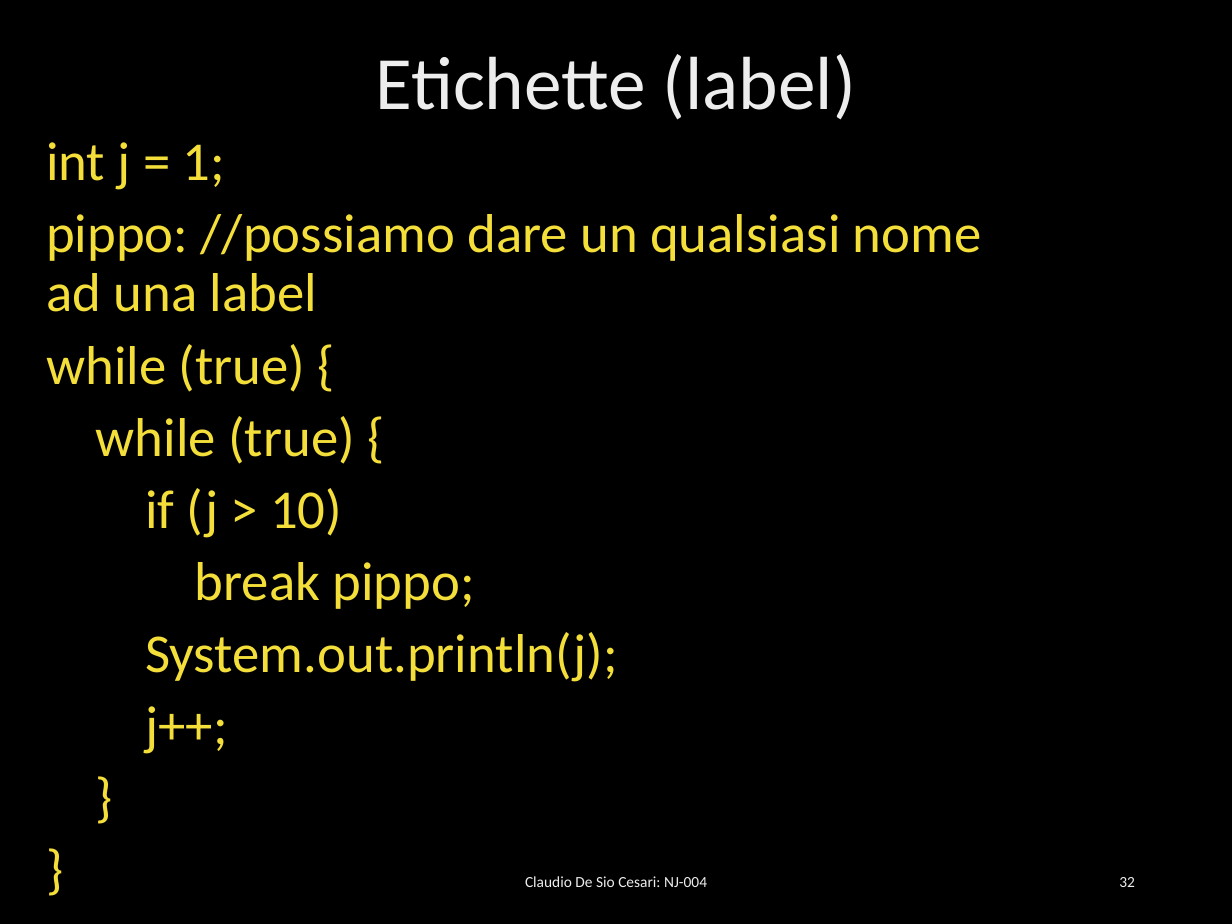
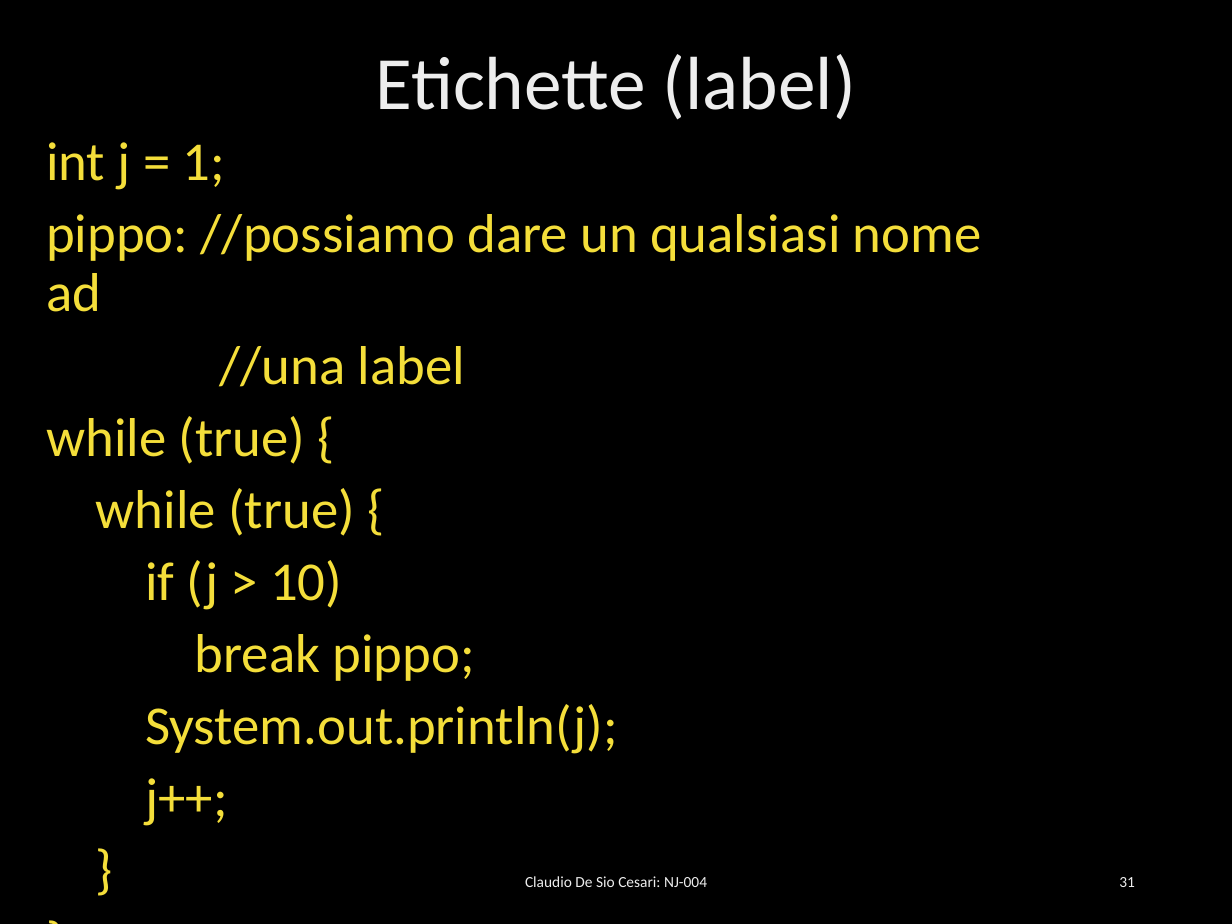
Before and after one commit to desioc/IlNuovoJavaSlides, a slide deck: slide 31 of NJ-004 - Operatori e gestione del flusso di esecuzione.pptx (slide 32 before the commit). Drawn at 1232x924 pixels with LibreOffice and Linux fonts; fonts in the diff are those of the drawing; background and template pictures are left out. Boxes give left, top, right and bottom in pixels: in the first picture for what was removed or moved away, otherwise in the second. Text is boxed around its words. In the diff, an @@ line names an element or a change of style, - is before the commit and + after.

```diff
--- a/NJ-004 - Operatori e gestione del flusso di esecuzione.pptx
+++ b/NJ-004 - Operatori e gestione del flusso di esecuzione.pptx
@@ text at [46,214,982,387]: text changed @@
-pippo: //possiamo dare un qualsiasi nome ad una label
+pippo: //possiamo dare un qualsiasi nome ad
+//una label
@@ page number at [1119,877,1135,887]: text changed @@
-32
+31
```
Also in this commit, not shown: 30 other slides changed, 3 slides removed, 3 other files.
